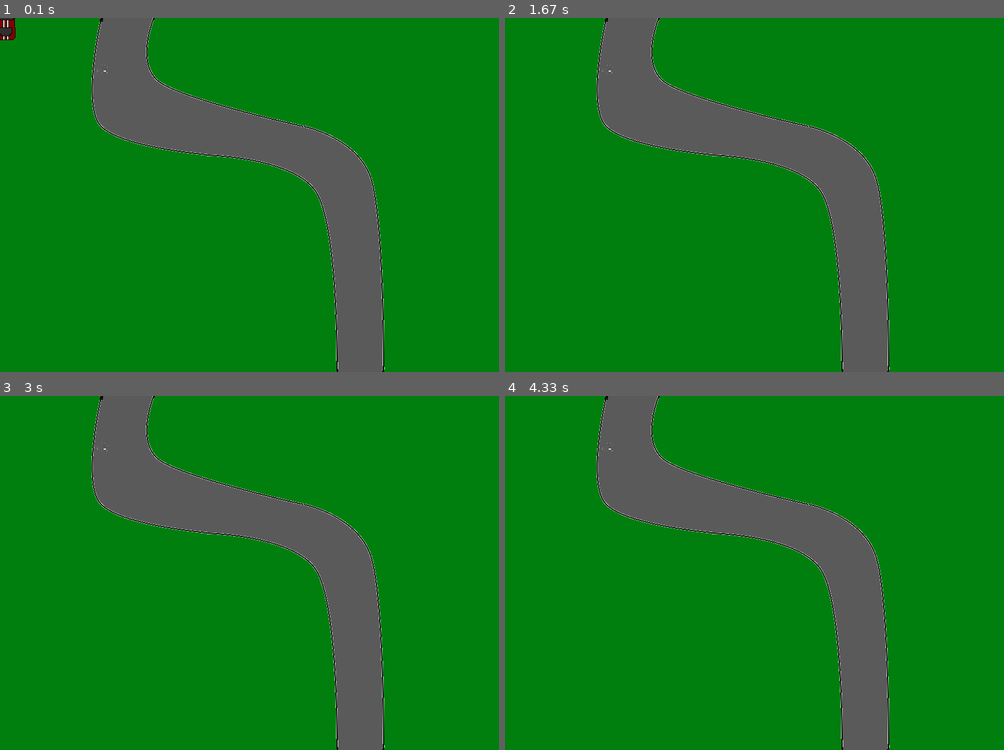
Above: before the commit, frames 1-4 (two rows, left to right).
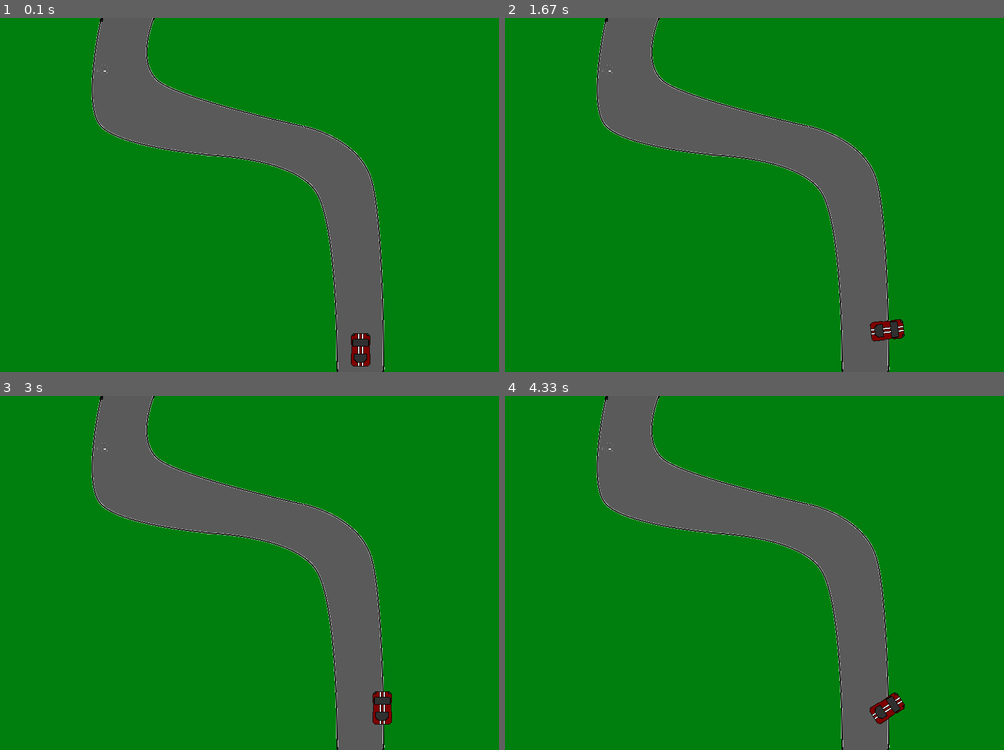
Above: after the commit, the same moments.

Repository: Shteevee/GUTS_Game
Game: pygame game, started from main.py
Same seed, same stepped clock (60 frames per second), same inputs: the game is played once before the commit and once after it.
Inputs:
- Up to frame 1 (0.1 s): no input
- Up to frame 2 (1.67 s): hold Right 0.33-0.8 s; hold Up 0.83-1.13 s; hold Right 1.17-1.63 s
- Up to frame 3 (3 s): hold Left 1.67-2.2 s; hold Down 2.23-2.53 s; hold Left 2.57-2.97 s
- Up to frame 4 (4.33 s): hold Right 3.4-4.03 s

The runs differ from the first frame. In frame 1, 0.5% of the frame differs, in the area x 0-75%, y 0-99%; in frame 2, 0.4%; in frame 3, 0.3%; in frame 4, 0.3%.

Commit message:
Started collision

Diff:
--- a/car.py
+++ b/car.py
@@ -3,6 +3,7 @@
 
 """
 Car class with following methods:
+    -draw
     -getPos
     -setSpeed
     -setRotate
@@ -31,23 +32,24 @@
         self.rad = 0
         self.image = pygame.image.load("images/car.png")
         self.mask = pygame.mask.from_surface(self.image)
+        self.rect = self.image.get_rect()
 
     #Uses direction to rotate the image and send it to be drawn next update
     def draw(self, screen):
         rotated = pygame.transform.rotate(self.image, self.direction)
-        rect = rotated.get_rect()
-        rect.center = self.getPos()
-        screen.blit(rotated, rect)
+        self.rect = rotated.get_rect()
+        self.rect.center = self.getPos()
+        screen.blit(rotated, self.rect)
 
     #Return a tuple of coords
     def getPos(self):
         return (self.x, self.y)
 
     #call all driving methods
-    def drive(self):
+    def drive(self, bg):
         self.setSpeed()
         self.setRotate()
-        self.move()
+        self.move(bg)
 
     #Work out the speed, accelerate to cap
     def setSpeed(self):
@@ -61,9 +63,10 @@
         self.rad = self.direction * (math.pi/180)
 
     #Take the angle and speed and move the car
-    def move(self):
-        self.x += -self.speed * math.sin(self.rad)
-        self.y += -self.speed * math.cos(self.rad)
+    def move(self, gameMap):
+        if pygame.sprite.collide_mask(self, gameMap) == None:
+            self.x += -self.speed * math.sin(self.rad)
+            self.y += -self.speed * math.cos(self.rad)
 
     def updateRight(self, r):
         self.right = r
--- a/gameMap.py
+++ b/gameMap.py
@@ -1,12 +1,14 @@
 import pygame, sys
 from pygame.locals import *
 
-class GameMap():
+class GameMap(pygame.sprite.Sprite):
 
     def __init__(self):
         self.image = pygame.image.load("images/map.png")
         self.mask = pygame.mask.from_surface(self.image)
+        self.rect = (self.image.get_rect())
 
     #draw map from top left of screen
     def draw(self, screen):
+        self.rect = self.image.get_rect()
         screen.blit(self.image, (0,0))
--- a/main.py
+++ b/main.py
@@ -6,7 +6,7 @@
 display = pygame.display
 display.init()
 screen = display.set_mode((900,640))
-car = car.Car(10,10)
+car = car.Car(650, 600)
 bg = gameMap.GameMap()
 running = True
 while (running):
@@ -23,7 +23,7 @@
         elif event.key==K_UP: car.updateUp(down * 0.5)
         elif event.key==K_DOWN: car.updateDown(down * -0.3)
 
-    car.drive()
+    car.drive(bg)
     print(car.getPos())
 
     #Draw the images (KEEP SCREEN INFRONT OF ANYTHING DRAWN ON TOP)
